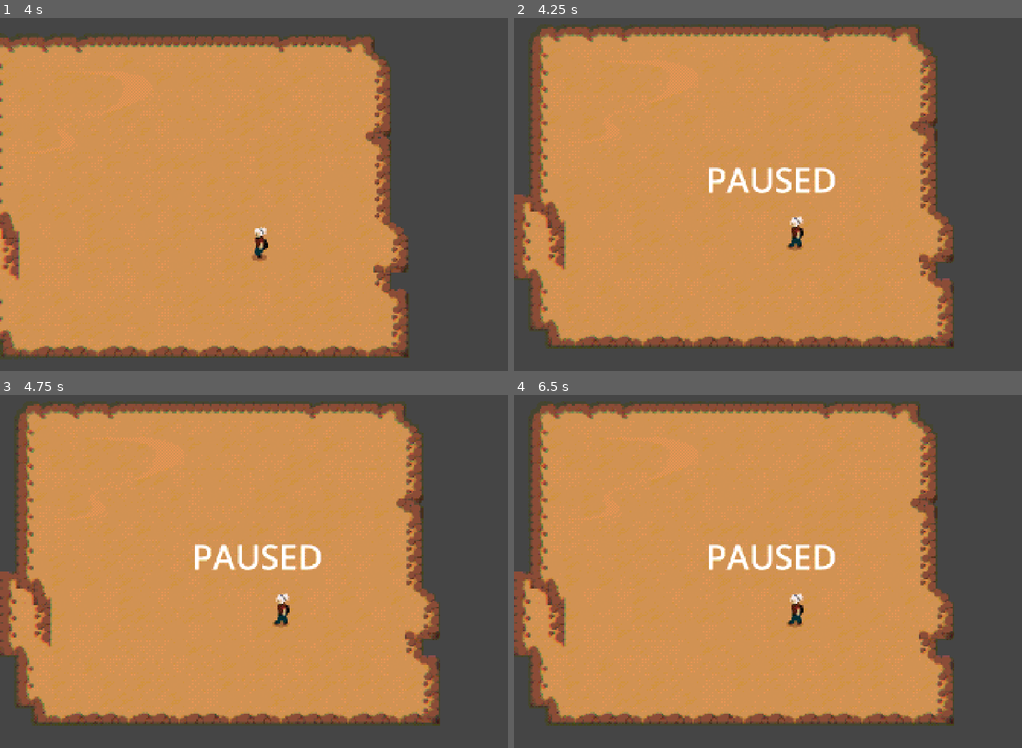
Above: before the commit, frames 1-4 (two rows, left to right).
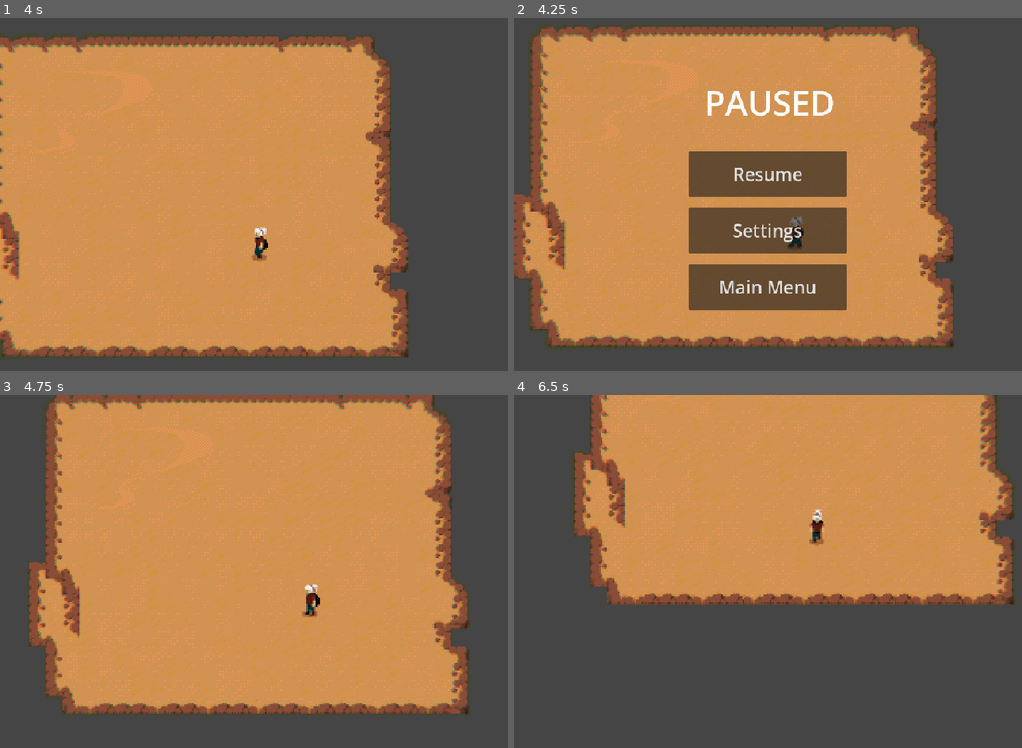
Above: after the commit, the same moments.

Repository: jeelowo/game-jam
Game: Godot game, scene res://Scenes/game.tscn
Two runs of this game, one before a commit and one after it. Both use one fixed random seed, a clock stepped at 60 frames per second and the inputs below.
Inputs (mouse positions are in pixels of both pictures, inside the frame that each line leads up to):
- Up to frame 1 (4 s): tap E at 0.5 s; hold D (move_right) 0.53-1.28 s; tap Space (continue) at 0.6, 2.1, 3.6 s; hold S (move_down) 1.28-2.03 s; tap F (flashlight) at 1.35, 2.85 s; hold D (move_right) 2.03-2.78 s; hold W (move_up) 2.78-3.53 s; hold A (move_left) from 3.53 s (still down)
- Up to frame 2 (4.25 s): keep holding A (move_left); tap Escape (pause) at 4.15 s
- Up to frame 3 (4.75 s): release A (move_left) at 4.25 s; click (254, 550) at 4.25 s, where only the run after the commit has a clickable "Resume"
- Up to frame 4 (6.5 s): hold A (move_left) 5.03-5.78 s; tap F (flashlight) at 5.1 s; tap E at 5.75 s; hold S (move_down) from 5.78 s (still down); tap Space (continue) at 5.85 s

Frame 1 is identical in both runs. In frame 2, 13% of the frame differs, in the area x 34-66%, y 20-83%; in frame 3, 24%; in frame 4, 51%, in the area x 0-99%, y 0-94%.

Commit message:
feat: added pause UI

Diff:
--- a/Scenes/game.tscn
+++ b/Scenes/game.tscn
@@ -3,8 +3,8 @@
 [ext_resource type="PackedScene" uid="uid://oy67rn0cumj3" path="res://Scenes/player.tscn" id="1_ebmjs"]
 [ext_resource type="PackedScene" uid="uid://samomqwvsrtp" path="res://Scenes/placeholer_map.tscn" id="2_qxrlw"]
 [ext_resource type="PackedScene" uid="uid://wlpakgqngkkp" path="res://Scenes/dialogue_system.tscn" id="3_wrm1d"]
+[ext_resource type="PackedScene" uid="uid://c1hlqm1m6u2ok" path="res://Scenes/pause_screen.tscn" id="4_1l0tm"]
 [ext_resource type="PackedScene" uid="uid://ccpcmu7vngwhg" path="res://Scenes/detection_area.tscn" id="4_3dryh"]
-[ext_resource type="Script" uid="uid://di1tt4nn4xsaq" path="res://Scripts/game_manager.gd" id="5_wowpa"]
 [ext_resource type="Shader" uid="uid://d0g1n8jcxe5br" path="res://Assets/Shaders/game.gdshader" id="6_i6g32"]
 
 [sub_resource type="ShaderMaterial" id="ShaderMaterial_h4fw4"]
@@ -30,27 +30,7 @@
 
 [node name="Player" parent="." unique_id=1857629509 instance=ExtResource("1_ebmjs")]
 
-[node name="CanvasLayer" type="CanvasLayer" parent="." unique_id=1698057082]
-
-[node name="Dialogue System" parent="CanvasLayer" unique_id=441250200 instance=ExtResource("3_wrm1d")]
-visible = false
-position = Vector2(177, 540)
-scale = Vector2(2, 2)
-
-[node name="Label" type="Label" parent="CanvasLayer" unique_id=1374810301]
-visible = false
-offset_left = 363.0
-offset_top = 261.0
-offset_right = 610.0
-offset_bottom = 349.0
-theme_override_font_sizes/font_size = 64
-text = "PAUSED"
-
 [node name="Detect Area" parent="." unique_id=55378902 instance=ExtResource("4_3dryh")]
-
-[node name="Game Manager" type="Node2D" parent="." unique_id=72941995]
-process_mode = 3
-script = ExtResource("5_wowpa")
 
 [node name="Post Process" type="CanvasLayer" parent="." unique_id=623269385]
 
@@ -69,3 +49,14 @@
 anchor_bottom = 1.0
 grow_horizontal = 2
 grow_vertical = 2
+
+[node name="CanvasLayer" type="CanvasLayer" parent="." unique_id=1698057082]
+
+[node name="Pause Screen" parent="CanvasLayer" unique_id=424207461 instance=ExtResource("4_1l0tm")]
+visible = false
+z_index = 4096
+
+[node name="Dialogue System" parent="CanvasLayer" unique_id=441250200 instance=ExtResource("3_wrm1d")]
+visible = false
+position = Vector2(177, 540)
+scale = Vector2(2, 2)
--- /dev/null
+++ b/Scenes/pause_screen.tscn
@@ -0,0 +1,70 @@
+[gd_scene format=3 uid="uid://c1hlqm1m6u2ok"]
+
+[ext_resource type="Script" uid="uid://cabs0unm1a7j" path="res://Scripts/pause_screen.gd" id="1_xub4q"]
+
+[node name="Pause Screen" type="Control" unique_id=865154400]
+process_mode = 3
+layout_mode = 3
+anchors_preset = 15
+anchor_right = 1.0
+anchor_bottom = 1.0
+grow_horizontal = 2
+grow_vertical = 2
+script = ExtResource("1_xub4q")
+
+[node name="Label" type="Label" parent="." unique_id=716920296]
+process_mode = 2
+layout_mode = 1
+anchors_preset = -1
+anchor_left = 0.37800002
+anchor_top = 0.16800001
+anchor_right = 0.63500005
+anchor_bottom = 0.29000002
+offset_left = -2.880005
+offset_top = -5.9600067
+offset_right = -2.6000366
+offset_bottom = -5.8000183
+theme_override_font_sizes/font_size = 64
+text = "PAUSED"
+
+[node name="VBoxContainer" type="VBoxContainer" parent="." unique_id=500528258]
+process_mode = 2
+custom_minimum_size = Vector2(0, 50)
+custom_maximum_size = Vector2(300, -1)
+layout_mode = 1
+anchors_preset = -1
+anchor_left = 0.344
+anchor_top = 0.35000002
+anchor_right = 0.65500003
+anchor_bottom = 0.767
+offset_left = -0.24002075
+offset_top = -1.5258789e-05
+offset_right = 0.19995117
+offset_bottom = -0.23999023
+grow_horizontal = 2
+grow_vertical = 2
+theme_override_constants/separation = 20
+
+[node name="Resume" type="Button" parent="VBoxContainer" unique_id=1201500877]
+process_mode = 2
+layout_mode = 2
+size_flags_vertical = 3
+theme_override_constants/icon_max_width = 0
+theme_override_font_sizes/font_size = 34
+text = "Resume"
+
+[node name="Setttings" type="Button" parent="VBoxContainer" unique_id=385582653]
+process_mode = 2
+layout_mode = 2
+size_flags_vertical = 3
+theme_override_font_sizes/font_size = 34
+text = "Settings"
+
+[node name="Main Menu" type="Button" parent="VBoxContainer" unique_id=2129319440]
+process_mode = 2
+layout_mode = 2
+size_flags_vertical = 3
+theme_override_font_sizes/font_size = 34
+text = "Main Menu"
+
+[connection signal="pressed" from="VBoxContainer/Resume" to="." method="_on_resume_pressed"]
--- a/Scripts/detection_area.gd
+++ b/Scripts/detection_area.gd
@@ -2,8 +2,8 @@
 
 @onready var pop_up: Node2D = $"Pop up"
 
-func _on_body_entered(body: Node2D) -> void:
+func _on_body_entered(_body: Node2D) -> void:
 	pop_up.visible = true
 
-func _on_body_exited(body: Node2D) -> void:
+func _on_body_exited(_body: Node2D) -> void:
 	pop_up.visible = false
--- a/Scripts/game_manager.gd
+++ /dev/null
@@ -1,10 +0,0 @@
-extends Node2D
-@onready var label: Label = $"../CanvasLayer/Label"
-
-func _process(delta: float) -> void:
-	if Input.is_action_just_pressed("pause"):
-		toggle_pause()
-
-func toggle_pause():
-	get_tree().paused = !get_tree().paused
-	label.visible = !label.visible
--- /dev/null
+++ b/Scripts/pause_screen.gd
@@ -0,0 +1,14 @@
+extends Control
+
+func _process(_delta: float) -> void:
+	if Input.is_action_just_pressed("pause"):
+		toggle_pause()
+		print("pause")
+
+func toggle_pause():
+	get_tree().paused = !get_tree().paused
+	visible = !visible
+
+func _on_resume_pressed() -> void:
+	print("resume")
+	toggle_pause()
Not shown, removed: Scripts/game_manager.gd.uid
Not shown, added: Scripts/pause_screen.gd.uid
